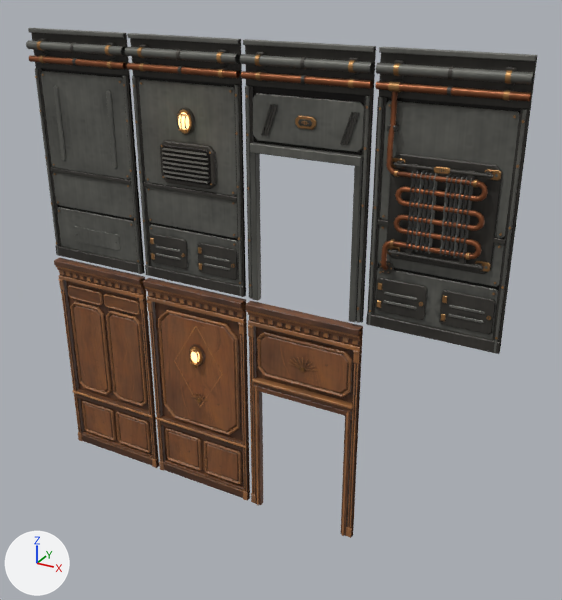
Two versions of the Blender file assets-source/props/architectural-finishes/architectural-finishes_low.blend, one commit apart.
Before and after are seen from a camera (50 mm lens) standing at (7.16, -10.03, 9.14) and looking at (1.53, 0.2, 4.03). The lights are fixed; the arrows at lower left show +X, +Y and +Z. The first picture is the older version.

In view in the first picture: 'BoilerBay', 'BoilerDoor', 'BoilerExchangerBay', 'BoilerServiceBay', 'TimberBay', 'TimberCarvedBay', 'TimberDoor'.
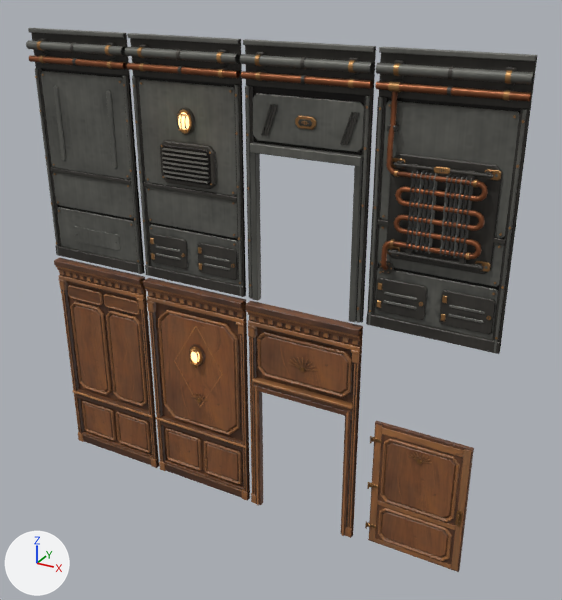
Pixel boxes [x1, y1, x2, y2] of what changed, in the pictures (562 x 600 px):
'EncounterDoorLeaf', added (brown)
    after: [365, 421, 474, 572]

The change, as a diff of the scene's bpy script:
```diff
--- a/assets-source/props/architectural-finishes/architectural-finishes_low.blend.py
+++ b/assets-source/props/architectural-finishes/architectural-finishes_low.blend.py
@@ me_encounterdoorleaf @@
+me_encounterdoorleaf.from_pydata(...)  # 1784 vertices, 1177 faces; spans x -0.84..0.79, y -0.1..0.1, z 0.01..2.38
+me_encounterdoorleaf.materials.append(mat_timberfinish)
@@ ob_encounterdoorleaf @@
+ob_encounterdoorleaf = bpy.data.objects.new('EncounterDoorLeaf', me_encounterdoorleaf)
+ob_encounterdoorleaf.location = (4.16, 0.0, 0.0)
```
